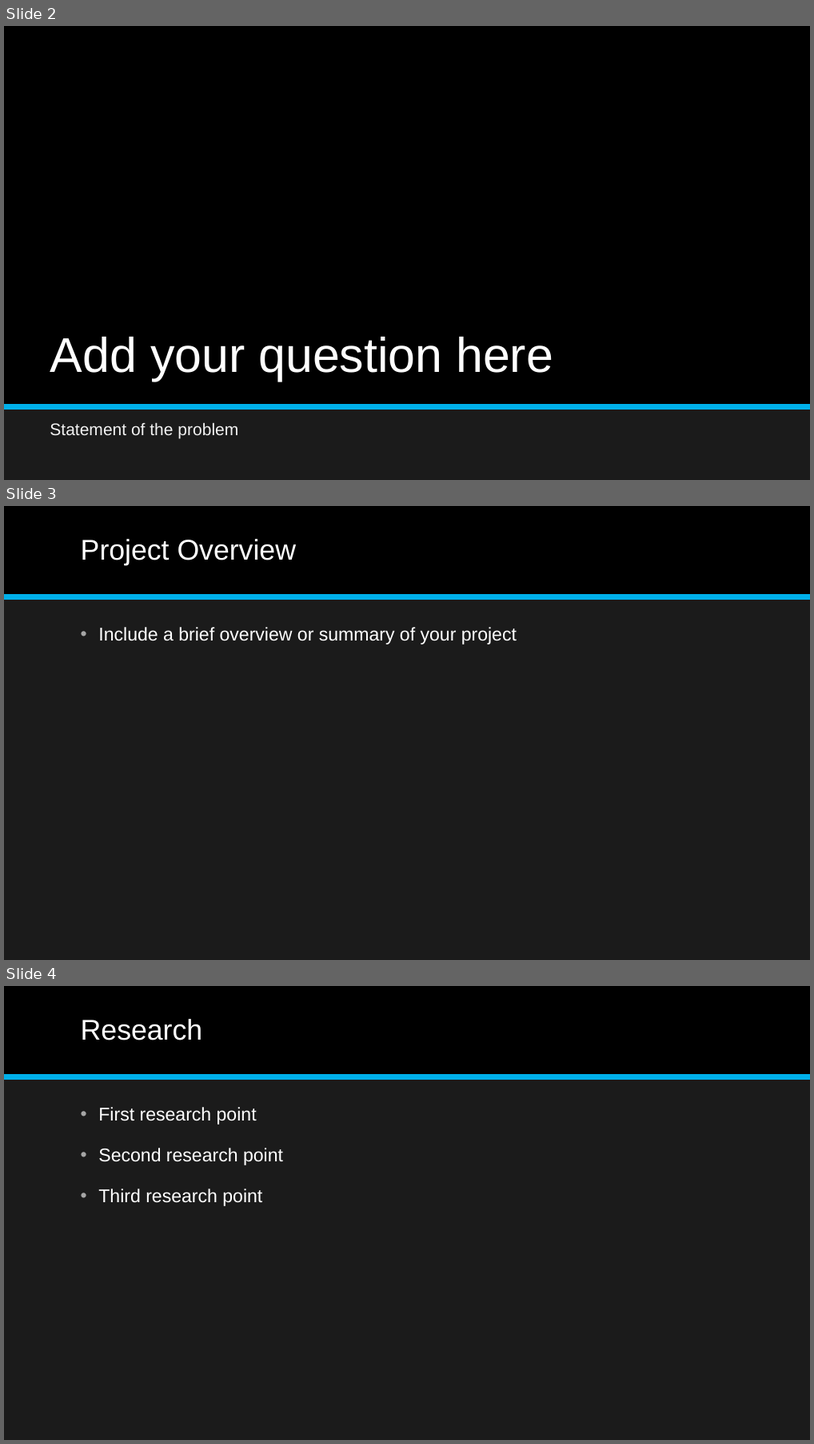
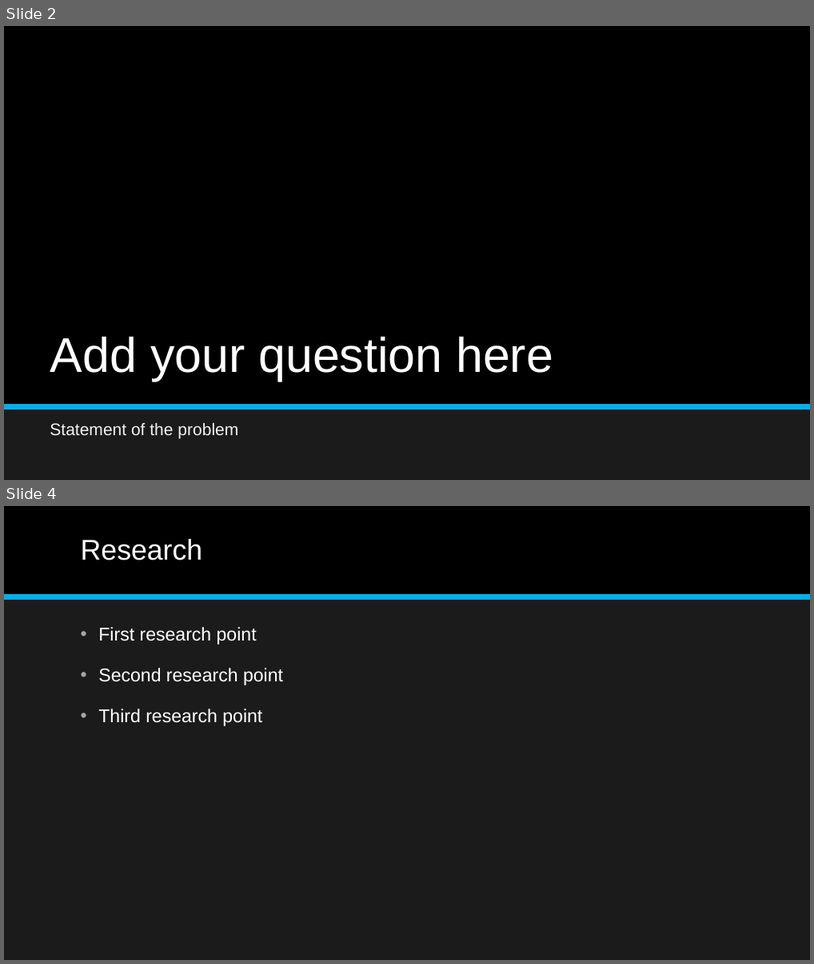
Before and after one commit to QingboKang/comp-6321-Machine-Learning-Project, a slide deck: Presentation/Two-Class Weather Classification.pptx. Shown one above the other, each under a label of ours: slides 2, 3 and 4 before the commit, slides 2 and 4 after it; the slides between them are not shown. The pictures are 814x1444 and 814x964 pixels, drawn with LibreOffice and Linux fonts; fonts in the diff are those of the drawing. Boxes give left, top, right and bottom in pixels: in the first picture for what was removed or moved away, otherwise in the second. Text is boxed around its words. In the diff, an @@ line names an element or a change of style, - is before the commit and + after.

```diff
--- a/Presentation/Two-Class Weather Classification.pptx
+++ b/Presentation/Two-Class Weather Classification.pptx
@@ slide 3 removed at (x1=4, y1=506, x2=810, y2=960), background #1B1B1B; not listed: 2 template elements that a slide beside it also shows @@
@@ title removed at (x1=81, y1=539, x2=297, y2=565) @@
-Project Overview
@@ text removed at (x1=98, y1=627, x2=517, y2=644) @@
-• Include a brief overview or summary of your project
```
Also in this commit, not shown: 1 slide added.
